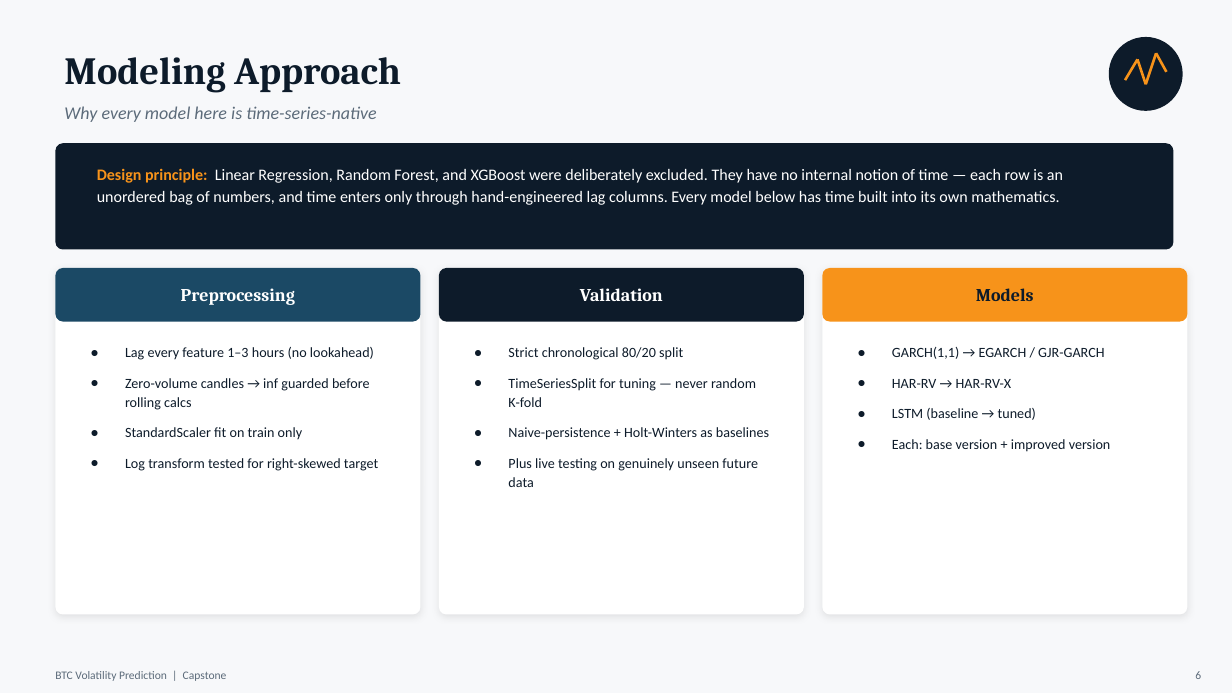
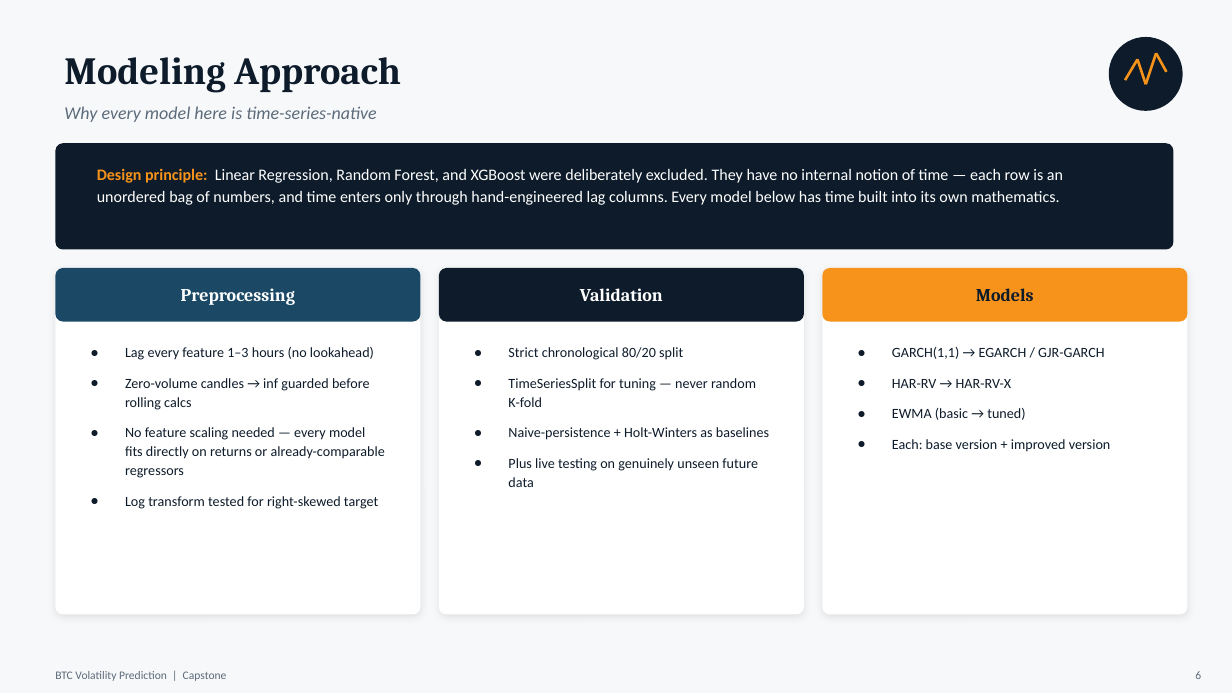
Before and after one commit to mhejairi10/bitcoin-volatility-prediction, a slide deck: slide 6 of presentation/capstone-btc-volatility.pptx. Drawn at 1232x693 pixels with LibreOffice and Linux fonts; fonts in the diff are those of the drawing. Boxes give left, top, right and bottom in pixels: in the first picture for what was removed or moved away, otherwise in the second. Text is boxed around its words. In the diff, an @@ line names an element or a change of style, - is before the commit and + after.

```diff
--- a/presentation/capstone-btc-volatility.pptx
+++ b/presentation/capstone-btc-volatility.pptx
@@ text at (892, 408, 1025, 420): text changed @@
-● LSTM (baseline → tuned)
+● EWMA (basic → tuned)
@@ text at (125, 427, 385, 478): text changed @@
-● StandardScaler fit on train only
+● No feature scaling needed — every model fits directly on returns or already-comparable regressors
```
Also in this commit, not shown: 10 other slides changed, 1 slide added, 7 other files.
